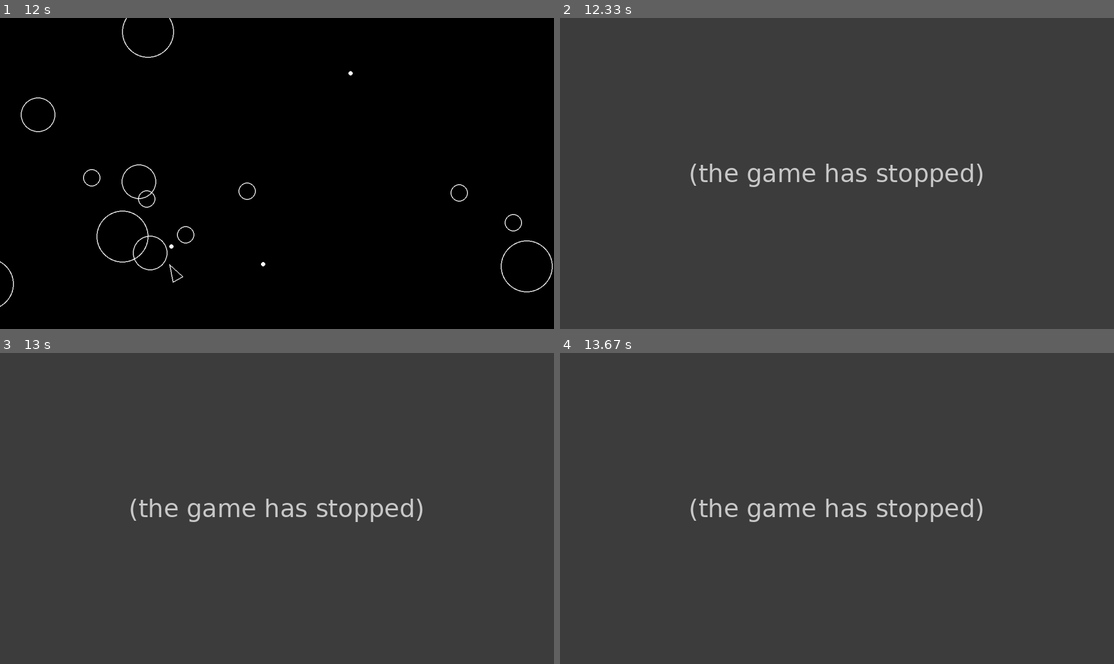
Above: before the commit, frames 1-4 (two rows, left to right).
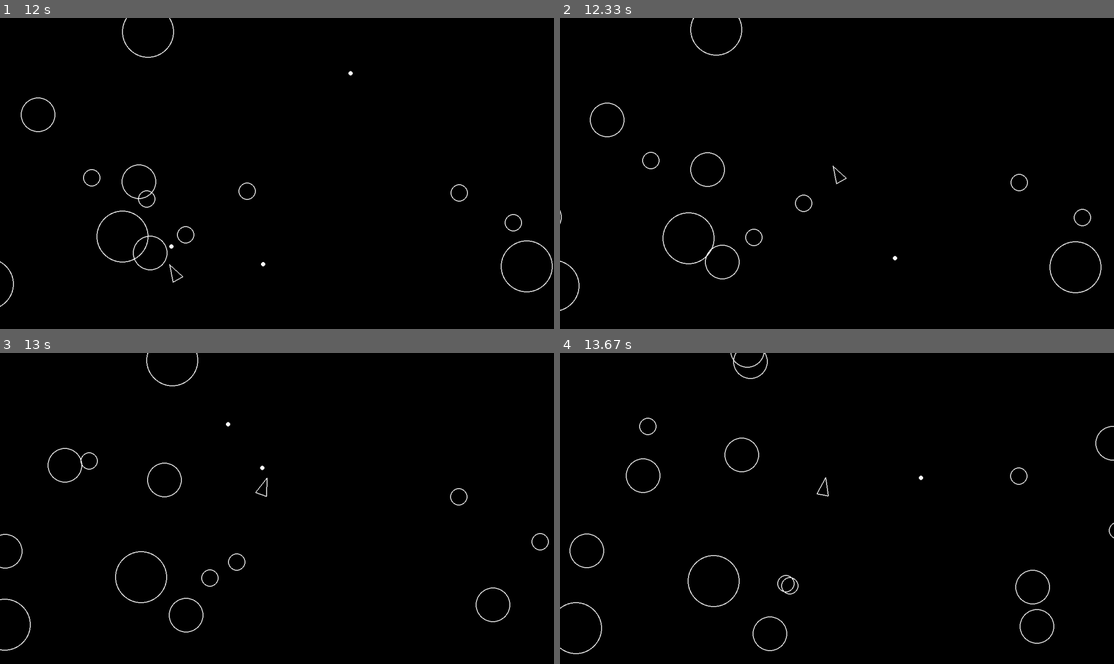
Above: after the commit, the same moments.

Repository: rustboar/pygame
Game: pygame game, started from main.py
Same seed, same stepped clock (60 frames per second), same inputs: the game is played once before the commit and once after it.
Inputs:
- Up to frame 1 (12 s): tap Space at 0.33, 0.73, 1.03, 1.23, 1.53, 1.9, 2.3, 2.6, 2.8, 3.1, 3.3, 3.63, 3.93, 4.13, 4.43, 4.7, 5.03, 5.33, 5.47, 5.87, 6.17, 6.53, 6.93, 7.23, 7.43, 7.73, 7.93, 8.27, 8.57, 8.77, 9.07, 9.33, 9.67, 9.97, 10.1, 10.5, 10.8, 11.17, 11.57, 11.87 s; hold W 0.67-1.13 s; hold D 1.17-1.8 s; hold S 1.83-2.2 s; hold A 2.23-2.7 s; hold D 2.73-3.2 s; hold W 3.23-3.53 s; hold D 3.57-4.03 s; hold A 4.07-4.6 s; hold S 4.63-4.93 s; hold A 4.97-5.37 s; hold W 5.4-5.77 s; hold D 5.8-6.43 s; hold S 6.47-6.83 s; hold A 6.87-7.33 s; hold D 7.37-7.83 s; hold W 7.87-8.17 s; hold D 8.2-8.67 s; hold A 8.7-9.23 s; hold S 9.27-9.57 s; hold A 9.6-10 s; hold W 10.03-10.4 s; hold D 10.43-11.07 s; hold S 11.1-11.47 s; hold A 11.5-11.97 s
- Up to frame 2 (12.33 s): no input
- Up to frame 3 (13 s): hold W 12.5-12.8 s; tap Space at 12.57, 12.9 s; hold D from 12.83 s (still down)
- Up to frame 4 (13.67 s): tap Space at 13.2, 13.4 s; release D at 13.3 s; hold A from 13.33 s (still down)

Frame 1 is identical in both runs. In frame 2, 100% of the frame differs, in the area x 0-100%, y 0-100%; in frame 3, 100%; in frame 4, 100%.
Before the commit the program exited at 12.07 s; later frames show no game.

Commit message:
added player lifes and respawning. respawning is currently instant and has no i-frame

Diff:
--- a/constants.py
+++ b/constants.py
@@ -11,4 +11,3 @@
 SHOT_RADIUS = 5
 PLAYER_SHOOT_SPEED = 500
 PLAYER_SHOOT_COOLDOWN_SECONDS = 0.3
-PLAYER_LIVES = 3
--- a/main.py
+++ b/main.py
@@ -16,6 +16,7 @@
     clock = pygame.time.Clock()
     dt = 0
     score = 0
+    PLAYER_LIVES = 2
     updatable = pygame.sprite.Group()
     drawable = pygame.sprite.Group()
     asteroids = pygame.sprite.Group()
@@ -40,11 +41,14 @@
         # collision check
         for aster in asteroids:
             if aster.collides_with(player):
+                if PLAYER_LIVES == 0:
+                    log_event("player_died")
+                    print(f"Your score was {score}")
+                    print("Game over!")
+                    sys.exit()
                 log_event("player_hit")
-                print(f"Your score was {score}")
-                print("Game over!")
-                sys.exit()
-
+                PLAYER_LIVES -= 1
+                player.position = (SCREEN_WIDTH / 2, SCREEN_HEIGHT / 2)
             for i in shot:
                 if aster.collides_with(i):
                     log_event("asteroid_shot")
Not shown, changed: maybe_future_updates
